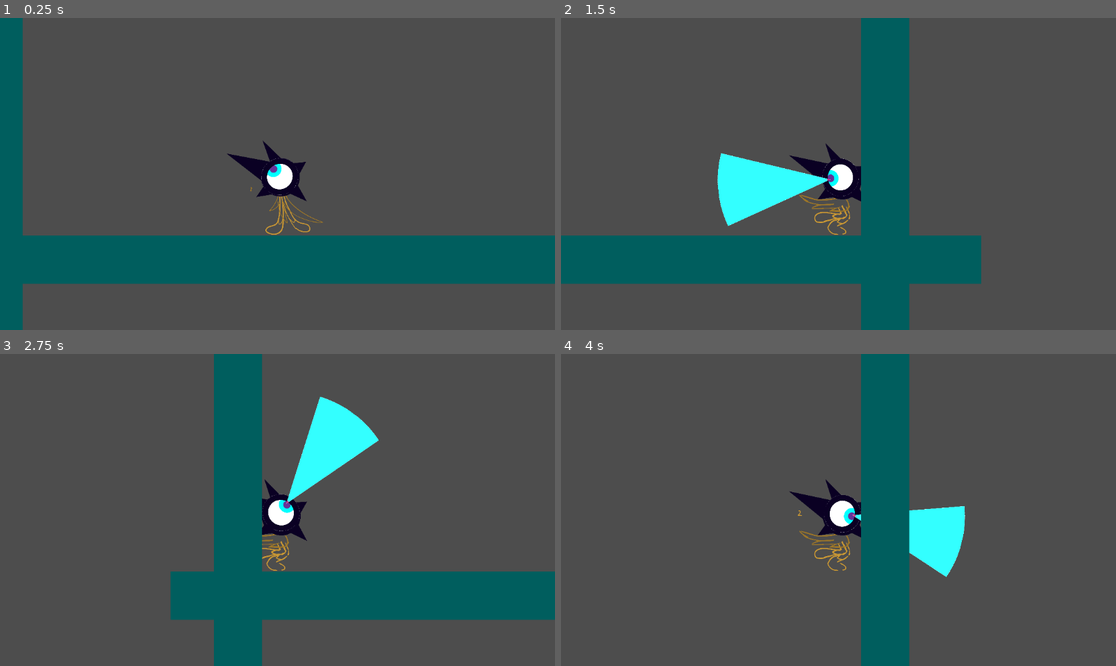
Above: before the commit, frames 1-4 (two rows, left to right).
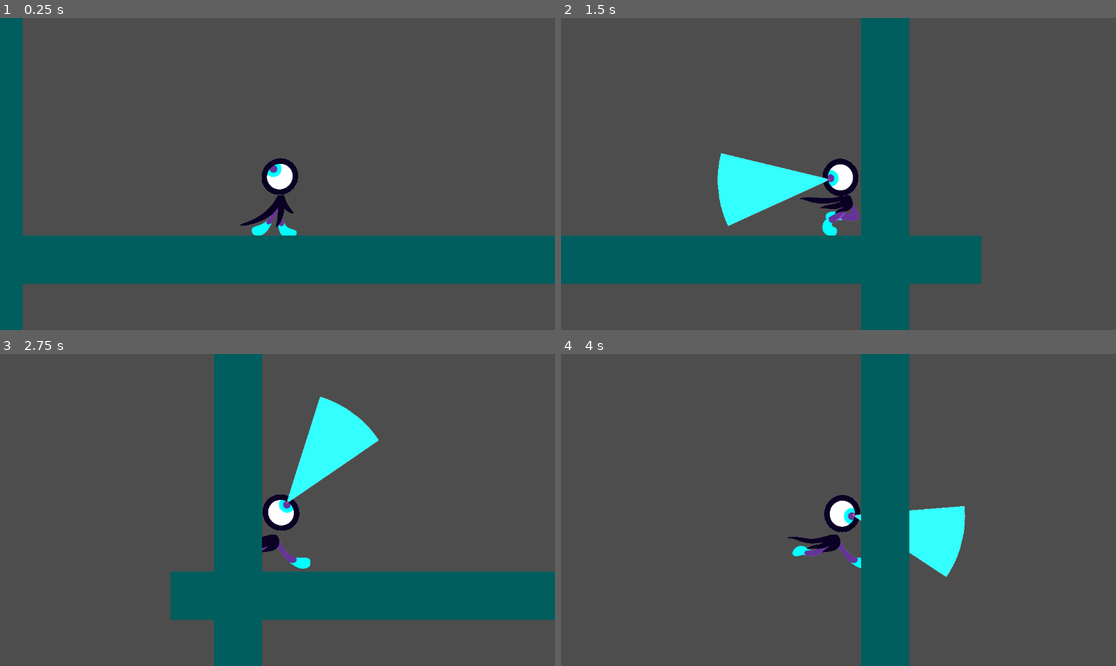
Above: after the commit, the same moments.

Repository: nicolaseschneider/bossrush
Game: Godot game, scene res://main_scene.tscn
Same seed, same stepped clock (60 frames per second), same inputs: the game is played once before the commit and once after it.
Inputs (mouse positions are in pixels of both pictures, inside the frame that each line leads up to):
- Up to frame 1 (0.25 s): no input
- Up to frame 2 (1.5 s): tap Enter at 0.5 s; move the mouse to (960, 158) at 0.52 s; hold D (move_right) from 0.53 s (still down); tap Shift (boost) at 0.6 s; tap Space (jump) at 0.77 s; move the mouse to (727, 189) at 1.27 s; click (727, 189) at 1.35 s
- Up to frame 3 (2.75 s): tap Space (jump) at 1.52 s; move the mouse to (333, 441) at 2.02 s; release D (move_right) at 2.03 s; hold Left (move_left) from 2.03 s (still down); tap Shift (boost) at 2.1 s
- Up to frame 4 (4 s): move the mouse to (810, 572) at 2.77 s; release Left (move_left) at 2.78 s; hold D (move_right) from 2.78 s (still down); click (810, 572) at 2.85 s; tap Space (jump) at 3.02, 3.77 s; move the mouse to (1005, 556) at 3.52 s; tap Shift (boost) at 3.6 s

The runs differ from the first frame. In frame 1, 1.1% of the frame differs, in the area x 40-59%, y 39-70%; in frame 2, 1.0%; in frame 3, 0.7%; in frame 4, 1.1%, in the area x 40-55%, y 40-70%.

Commit message:
Start Screen + Winky Assests
Adding a Start Screen with functioning Play and Quit buttons. Added WInky Leg sprites these need some work still for position and facing code.

Diff:
--- /dev/null
+++ b/Play.gd
@@ -0,0 +1,11 @@
+extends Button
+
+
+# Called when the node enters the scene tree for the first time.
+func _ready():
+	pass # Replace with function body.
+
+
+# Called every frame. 'delta' is the elapsed time since the previous frame.
+func _process(delta):
+	pass
--- /dev/null
+++ b/Winky Game Font.tres
@@ -0,0 +1,6 @@
+[gd_resource type="FontVariation" load_steps=2 format=3 uid="uid://jx4feb1x06wg"]
+
+[ext_resource type="FontFile" uid="uid://bdow2rvywn0wl" path="res://Winkygamefont_v01-Regular.otf" id="1_g5o7x"]
+
+[resource]
+base_font = ExtResource("1_g5o7x")
--- a/project.godot
+++ b/project.godot
@@ -14,6 +14,15 @@
 run/main_scene="res://main_scene.tscn"
 config/features=PackedStringArray("4.2", "GL Compatibility")
 config/icon="res://icon.svg"
+
+[display]
+
+mouse_cursor/custom_image="res://Place holder cusotm cursor 1.png"
+mouse_cursor/custom_image_hotspot=Vector2(32, 32)
+
+[gui]
+
+theme/custom_font="res://Winky Game Font.tres"
 
 [input]
 
--- a/scenes/player.tscn
+++ b/scenes/player.tscn
@@ -1,26 +1,48 @@
-[gd_scene load_steps=12 format=3 uid="uid://dpt0dfqnlam8k"]
+[gd_scene load_steps=32 format=3 uid="uid://dpt0dfqnlam8k"]
 
 [ext_resource type="Script" path="res://scripts/player.gd" id="1_n163l"]
-[ext_resource type="Texture2D" uid="uid://is5aeq1j2ahu" path="res://Winky Sprites/Winky Idle 2 Left.png" id="2_11kuw"]
-[ext_resource type="Texture2D" uid="uid://drfb3ngmjgxca" path="res://Winky Sprites/Winky Idle 3 Left.png" id="3_yl35b"]
-[ext_resource type="Texture2D" uid="uid://du1oy5pycbh5w" path="res://Winky Sprites/Winky Idle 4 Left.png" id="4_brdyp"]
-[ext_resource type="Texture2D" uid="uid://bb24r72gnb4gg" path="res://Winky Sprites/Winky Dash 1 Right.png" id="5_jcisu"]
-[ext_resource type="Texture2D" uid="uid://cm6xe8l5qvlfq" path="res://Winky Sprites/Winky Dash 2 Right.png" id="6_xk32t"]
 [ext_resource type="Script" path="res://scenes/eyeball.gd" id="7_2v5va"]
 [ext_resource type="Texture2D" uid="uid://dhd6fu5jllmr5" path="res://WinkyEye_sample.png" id="8_508gq"]
 [ext_resource type="PackedScene" uid="uid://bbopy7xht7lsn" path="res://scenes/wink_bullet.tscn" id="8_gm80r"]
+[ext_resource type="Texture2D" uid="uid://cvhic0tefe7cj" path="res://Winky Sprites/WINKY LEG SPRITES 1.20.24/HIT/WinkySprite_HitV1_01.png" id="10_2eu8r"]
+[ext_resource type="Texture2D" uid="uid://bo7probbh3j4" path="res://Winky Sprites/WINKY LEG SPRITES 1.20.24/HIT/WinkySprite_HitV1_02.png" id="11_uaory"]
+[ext_resource type="Texture2D" uid="uid://cbarjw8vhy6r4" path="res://Winky Sprites/WINKY LEG SPRITES 1.20.24/HIT/WinkySprite_HitV1_03.png" id="12_7w4cs"]
+[ext_resource type="Texture2D" uid="uid://bpv7oisfp6lxd" path="res://Winky Sprites/WINKY LEG SPRITES 1.20.24/HIT/WinkySprite_HitV1_04.png" id="13_xl2lq"]
+[ext_resource type="Texture2D" uid="uid://daqci34f31uu7" path="res://Winky Sprites/WINKY LEG SPRITES 1.20.24/IDLE/WinkySprite_IdleV1_01.png" id="14_147fg"]
+[ext_resource type="Texture2D" uid="uid://b2m7tcvuclr8t" path="res://Winky Sprites/WINKY LEG SPRITES 1.20.24/IDLE/WinkySprite_IdleV1_02.png" id="15_a3sum"]
+[ext_resource type="Texture2D" uid="uid://buygww8tyx48b" path="res://Winky Sprites/WINKY LEG SPRITES 1.20.24/IDLE/WinkySprite_IdleV1_03.png" id="16_50av4"]
+[ext_resource type="Texture2D" uid="uid://c2k28fepros6q" path="res://Winky Sprites/WINKY LEG SPRITES 1.20.24/IDLE/WinkySprite_IdleV1_04.png" id="17_w5hra"]
+[ext_resource type="Texture2D" uid="uid://dk1tnk7wfhuns" path="res://Winky Sprites/WINKY LEG SPRITES 1.20.24/JUMP + LAND/WinkySprite_JumpLand_04-transition.png" id="18_jdi4v"]
+[ext_resource type="Texture2D" uid="uid://bejaqcbuokyyh" path="res://Winky Sprites/WINKY LEG SPRITES 1.20.24/JUMP + LAND/WinkySprite_Jump_01.png" id="19_ku6a4"]
+[ext_resource type="Texture2D" uid="uid://bnpahko11mu5" path="res://Winky Sprites/WINKY LEG SPRITES 1.20.24/JUMP + LAND/WinkySprite_Jump_02.png" id="20_1dloy"]
+[ext_resource type="Texture2D" uid="uid://bmogpm584lowa" path="res://Winky Sprites/WINKY LEG SPRITES 1.20.24/JUMP + LAND/WinkySprite_Jump_03.png" id="21_r5o6v"]
+[ext_resource type="Texture2D" uid="uid://bqdngmbn6v0t6" path="res://Winky Sprites/WINKY LEG SPRITES 1.20.24/RUN/WinkySprite_Run_01.png" id="22_yhiap"]
+[ext_resource type="Texture2D" uid="uid://c0oas40jnrjmp" path="res://Winky Sprites/WINKY LEG SPRITES 1.20.24/RUN/WinkySprite_Run_02.png" id="23_il54d"]
+[ext_resource type="Texture2D" uid="uid://cpst2h0ghnxyc" path="res://Winky Sprites/WINKY LEG SPRITES 1.20.24/RUN/WinkySprite_Run_03.png" id="24_7m7dy"]
+[ext_resource type="Texture2D" uid="uid://dqnva1ubielid" path="res://Winky Sprites/WINKY LEG SPRITES 1.20.24/RUN/WinkySprite_Run_04.png" id="25_qed83"]
+[ext_resource type="Texture2D" uid="uid://ba1tvmjgmtm2" path="res://Winky Sprites/WINKY LEG SPRITES 1.20.24/RUN/WinkySprite_Run_05.png" id="26_54o72"]
+[ext_resource type="Texture2D" uid="uid://4msuawjltdxb" path="res://Winky Sprites/WINKY LEG SPRITES 1.20.24/RUN/WinkySprite_Run_06.png" id="27_2617i"]
+[ext_resource type="Texture2D" uid="uid://bpoahvcd76lvo" path="res://Winky Sprites/WINKY LEG SPRITES 1.20.24/SLIDE/WinkySprite_SLIDE_0-6.png" id="28_rnpqj"]
+[ext_resource type="Texture2D" uid="uid://d0sl3dfrysv5a" path="res://Winky Sprites/WINKY LEG SPRITES 1.20.24/SLIDE/WinkySprite_SLIDE_01.png" id="29_oa1ac"]
+[ext_resource type="Texture2D" uid="uid://dmv1ixtmv8f8w" path="res://Winky Sprites/WINKY LEG SPRITES 1.20.24/SLIDE/WinkySprite_SLIDE_02.png" id="30_le1rp"]
+[ext_resource type="Texture2D" uid="uid://bjco61dknm1t" path="res://Winky Sprites/WINKY LEG SPRITES 1.20.24/SLIDE/WinkySprite_SLIDE_03.png" id="31_lmujr"]
+[ext_resource type="Texture2D" uid="uid://x3f4h4qdpmll" path="res://Winky Sprites/WINKY LEG SPRITES 1.20.24/SLIDE/WinkySprite_SLIDE_04.png" id="32_umr0y"]
+[ext_resource type="Texture2D" uid="uid://bgg5yt7fcctan" path="res://Winky Sprites/WINKY LEG SPRITES 1.20.24/SLIDE/WinkySprite_SLIDE_05.png" id="33_2hagd"]
 
 [sub_resource type="SpriteFrames" id="SpriteFrames_2wbjp"]
 animations = [{
 "frames": [{
 "duration": 1.0,
-"texture": ExtResource("2_11kuw")
-}, {
-"duration": 1.0,
-"texture": ExtResource("3_yl35b")
-}, {
-"duration": 1.0,
-"texture": ExtResource("4_brdyp")
+"texture": ExtResource("14_147fg")
+}, {
+"duration": 1.0,
+"texture": ExtResource("15_a3sum")
+}, {
+"duration": 1.0,
+"texture": ExtResource("16_50av4")
+}, {
+"duration": 1.0,
+"texture": ExtResource("17_w5hra")
 }],
 "loop": true,
 "name": &"Idle",
@@ -28,10 +50,22 @@
 }, {
 "frames": [{
 "duration": 1.0,
-"texture": ExtResource("5_jcisu")
-}, {
-"duration": 1.0,
-"texture": ExtResource("6_xk32t")
+"texture": ExtResource("22_yhiap")
+}, {
+"duration": 1.0,
+"texture": ExtResource("23_il54d")
+}, {
+"duration": 1.0,
+"texture": ExtResource("24_7m7dy")
+}, {
+"duration": 1.0,
+"texture": ExtResource("25_qed83")
+}, {
+"duration": 1.0,
+"texture": ExtResource("26_54o72")
+}, {
+"duration": 1.0,
+"texture": ExtResource("27_2617i")
 }],
 "loop": true,
 "name": &"Run",
@@ -47,12 +81,112 @@
 radius = 40.0
 height = 166.0
 
+[sub_resource type="SpriteFrames" id="SpriteFrames_ghlyf"]
+animations = [{
+"frames": [{
+"duration": 1.0,
+"texture": ExtResource("10_2eu8r")
+}, {
+"duration": 1.0,
+"texture": ExtResource("11_uaory")
+}, {
+"duration": 1.0,
+"texture": ExtResource("12_7w4cs")
+}, {
+"duration": 1.0,
+"texture": ExtResource("13_xl2lq")
+}],
+"loop": true,
+"name": &"HIT",
+"speed": 5.0
+}, {
+"frames": [{
+"duration": 1.0,
+"texture": ExtResource("14_147fg")
+}, {
+"duration": 1.0,
+"texture": ExtResource("15_a3sum")
+}, {
+"duration": 1.0,
+"texture": ExtResource("16_50av4")
+}, {
+"duration": 1.0,
+"texture": ExtResource("17_w5hra")
+}],
+"loop": true,
+"name": &"IDLE",
+"speed": 5.0
+}, {
+"frames": [{
+"duration": 1.0,
+"texture": ExtResource("18_jdi4v")
+}, {
+"duration": 1.0,
+"texture": ExtResource("19_ku6a4")
+}, {
+"duration": 1.0,
+"texture": ExtResource("20_1dloy")
+}, {
+"duration": 1.0,
+"texture": ExtResource("21_r5o6v")
+}],
+"loop": true,
+"name": &"JUMP",
+"speed": 4.0
+}, {
+"frames": [{
+"duration": 1.0,
+"texture": ExtResource("22_yhiap")
+}, {
+"duration": 1.0,
+"texture": ExtResource("23_il54d")
+}, {
+"duration": 1.0,
+"texture": ExtResource("24_7m7dy")
+}, {
+"duration": 1.0,
+"texture": ExtResource("25_qed83")
+}, {
+"duration": 1.0,
+"texture": ExtResource("26_54o72")
+}, {
+"duration": 1.0,
+"texture": ExtResource("27_2617i")
+}],
+"loop": true,
+"name": &"RUN",
+"speed": 5.0
+}, {
+"frames": [{
+"duration": 1.0,
+"texture": ExtResource("28_rnpqj")
+}, {
+"duration": 1.0,
+"texture": ExtResource("29_oa1ac")
+}, {
+"duration": 1.0,
+"texture": ExtResource("30_le1rp")
+}, {
+"duration": 1.0,
+"texture": ExtResource("31_lmujr")
+}, {
+"duration": 1.0,
+"texture": ExtResource("32_umr0y")
+}, {
+"duration": 1.0,
+"texture": ExtResource("33_2hagd")
+}],
+"loop": true,
+"name": &"SLIDE",
+"speed": 5.0
+}]
+
 [node name="Player" type="CharacterBody2D"]
 position = Vector2(76, 44)
 script = ExtResource("1_n163l")
 
 [node name="AnimatedSprite2D" type="AnimatedSprite2D" parent="."]
-position = Vector2(0, -0.999903)
+position = Vector2(-19, 86)
 scale = Vector2(0.257407, 0.255555)
 sprite_frames = SubResource("SpriteFrames_2wbjp")
 animation = &"Idle"
@@ -77,3 +211,14 @@
 rotation = 1.5708
 scale = Vector2(0.25, 0.240779)
 texture = ExtResource("8_508gq")
+
+[node name="Legs" type="CharacterBody2D" parent="."]
+visible = false
+position = Vector2(6, 7)
+
+[node name="AnimatedSprite2D" type="AnimatedSprite2D" parent="Legs"]
+position = Vector2(-20, 77)
+scale = Vector2(0.239751, 0.239751)
+sprite_frames = SubResource("SpriteFrames_ghlyf")
+animation = &"SLIDE"
+frame_progress = 0.484548
--- /dev/null
+++ b/start_screen.gd
@@ -0,0 +1,11 @@
+extends Node2D
+
+
+
+
+func _on_quit_pressed():
+	get_tree().quit()
+
+
+func _on_play_pressed():
+	get_tree().change_scene_to_file("res://main_scene.tscn")
--- /dev/null
+++ b/start_screen.tscn
@@ -0,0 +1,47 @@
+[gd_scene load_steps=4 format=3 uid="uid://dun7w3kskx7yh"]
+
+[ext_resource type="Script" path="res://start_screen.gd" id="1_k7heu"]
+[ext_resource type="Texture2D" uid="uid://uiuch0247vfj" path="res://scenes/Start Screen placeholder.jpg" id="1_k52ow"]
+[ext_resource type="Script" path="res://Play.gd" id="3_n32bm"]
+
+[node name="START SCREEN" type="Node2D"]
+script = ExtResource("1_k7heu")
+
+[node name="StartScreenPlaceholder" type="Sprite2D" parent="."]
+position = Vector2(576, 355)
+scale = Vector2(2.00556, 2.00556)
+texture = ExtResource("1_k52ow")
+metadata/_edit_lock_ = true
+
+[node name="Play" type="Button" parent="."]
+editor_description = "Play Button initiate Main Scene"
+top_level = true
+offset_left = 355.0
+offset_top = 380.0
+offset_right = 784.0
+offset_bottom = 472.0
+text = "PLAY"
+script = ExtResource("3_n32bm")
+
+[node name="Credits" type="Button" parent="."]
+offset_left = 991.0
+offset_top = 611.0
+offset_right = 1138.0
+offset_bottom = 636.0
+text = "Credits"
+metadata/_edit_lock_ = true
+
+[node name="Quit" type="Button" parent="."]
+editor_description = "Quit Button to close application"
+top_level = true
+offset_left = 353.0
+offset_top = 501.0
+offset_right = 783.0
+offset_bottom = 589.0
+text = "QUIT
+"
+
+[node name="Hardware Cursor" type="Node" parent="."]
+
+[connection signal="pressed" from="Play" to="." method="_on_play_pressed"]
+[connection signal="pressed" from="Quit" to="." method="_on_quit_pressed"]
Binary file added: Start Screen Placeholder.gif
Renamed: Winky Sprites/Winky Dash 1 Left.png -> Winky Sprites/SKETCH SPRITES/Winky Dash 1 Left.png
Not shown, added: Winky Sprites/SKETCH SPRITES/Winky Dash 1 Left.png.import
Renamed: Winky Sprites/Winky Dash 1 Right.png -> Winky Sprites/SKETCH SPRITES/Winky Dash 1 Right.png
Not shown, added: Winky Sprites/SKETCH SPRITES/Winky Dash 1 Right.png.import
Renamed: Winky Sprites/Winky Dash 2 Right.png -> Winky Sprites/SKETCH SPRITES/Winky Dash 2 Right.png
Not shown, added: Winky Sprites/SKETCH SPRITES/Winky Dash 2 Right.png.import
Renamed: Winky Sprites/Winky Idle 2 Left.png -> Winky Sprites/SKETCH SPRITES/Winky Idle 2 Left.png
Not shown, added: Winky Sprites/SKETCH SPRITES/Winky Idle 2 Left.png.import
Renamed: Winky Sprites/Winky Idle 3 Left.png -> Winky Sprites/SKETCH SPRITES/Winky Idle 3 Left.png
Not shown, added: Winky Sprites/SKETCH SPRITES/Winky Idle 3 Left.png.import
Renamed: Winky Sprites/Winky Idle 4 Left.png -> Winky Sprites/SKETCH SPRITES/Winky Idle 4 Left.png
(and 157 more such lines)
